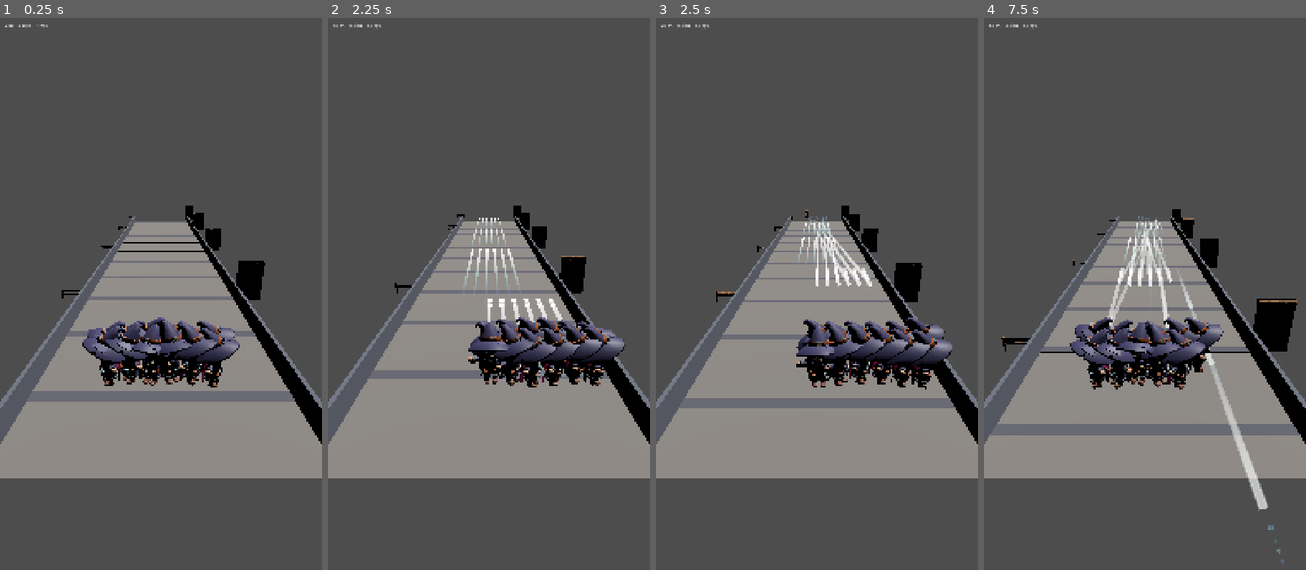
Above: before the commit, frames 1-4 (left to right).
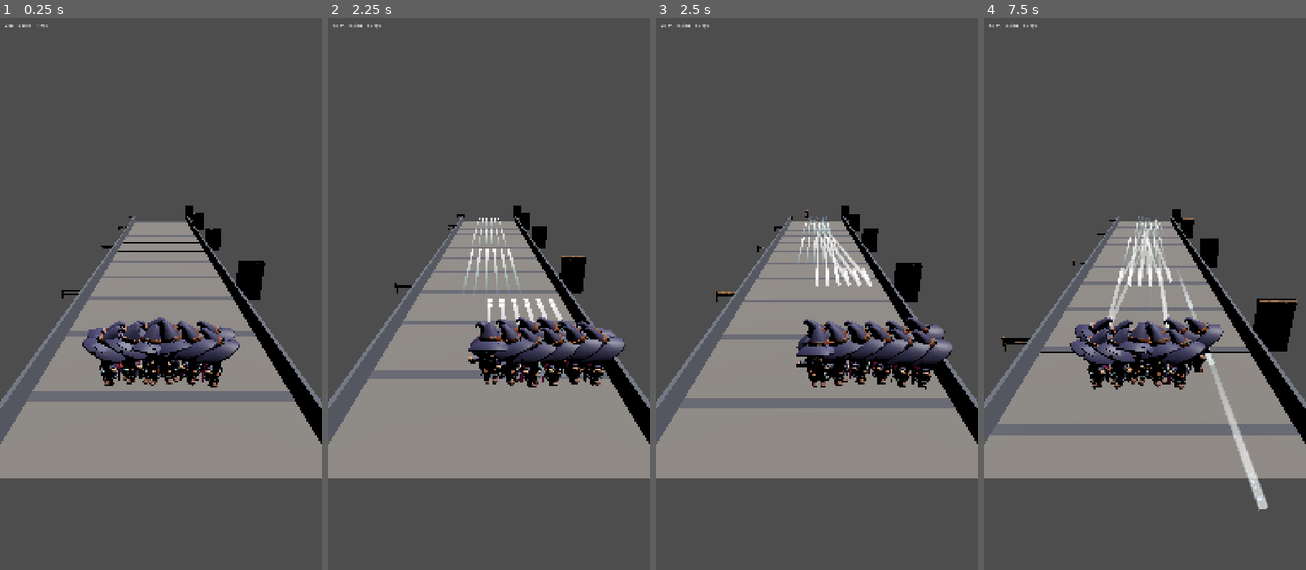
Above: after the commit, the same moments.

Repository: aslamfq/Jebon
Game: Godot game, scene res://scenes/game.tscn
Two runs of this game, one before a commit and one after it. Both use one fixed random seed, a clock stepped at 60 frames per second and the inputs below.
Inputs (mouse positions are in pixels of both pictures, inside the frame that each line leads up to):
- Up to frame 1 (0.25 s): no input
- Up to frame 2 (2.25 s): tap Enter at 0.5 s; move the mouse to (559, 277) at 0.52 s; hold Shift 0.53-1.25 s; click (559, 277) at 0.67 s; tap Space at 0.77 s; drag from (424, 332) to (472, 420) at 1.27 s; move the mouse to (521, 178) at 2.02 s; tap Ctrl at 2.1 s; click (521, 178) at 2.17 s
- Up to frame 3 (2.5 s): no input
- Up to frame 4 (7.5 s): drag from (1128, 420) to (1048, 216) at 2.77 s; move the mouse to (1241, 387) at 3.52 s; tap 1 at 3.6 s; click (1241, 387) at 3.67 s; tap Space at 3.77, 6.77 s; drag from (1048, 216) to (1096, 161) at 4.27 s; move the mouse to (1161, 305) at 5.02 s; tap 3 at 5.1 s; click (1161, 305) at 5.17 s; drag from (1096, 161) to (1080, 332) at 5.77 s; move the mouse to (1215, 277) at 6.52 s; hold Shift 6.53-7.25 s; click (1215, 277) at 6.67 s; drag from (1080, 332) to (1128, 420) at 7.27 s

Frames 1-3 are identical in both runs. In frame 4, less than 0.1% of the frame differs, in the area x 77-94%, y 75-99%.

Commit message:
fix: orient pooled projectiles to face their actual travel direction
Reported from a real device: enemy projectiles looked inverted.
ProjectileView never called the prefab's own launch() (deliberately,
to avoid its physics side effects -- see the call_deferred comment in
_ready()), but launch() is also what orients the mesh to face its
travel direction. Skipping it meant every pooled instance kept
whatever orientation it imported with, regardless of which way it was
actually moving -- looked right by coincidence for the squad's own
forward-firing bolts, backwards for the enemy's opposite-direction
fire. Replicates launch()'s basis construction from the projectile's
actual velocity instead of calling launch() itself.

148/148 unchanged; this file has no existing test coverage (a
rendering/orientation change, consistent with the rest of this
projectile-effect work).

Co-Authored-By: Claude Sonnet 5 <noreply@anthropic.com>
Claude-Session: https://claude.ai/code/session_017wGsNhfLVeVF3dHvykD1AP

Diff:
--- a/scripts/views/projectile_view.gd
+++ b/scripts/views/projectile_view.gd
@@ -152,6 +152,22 @@
         # actual death location, matching what the design doc claims.
         if not _bursting[i]:
             instance.position = Vector3(projectiles.positions[i].x, 0.8, projectiles.positions[i].y)
+            # The prefab's own launch() (never called here -- see the
+            # call_deferred comment in _ready() for why) is what normally
+            # orients it to face its travel direction; skipping launch()
+            # to avoid its physics side effects also skipped this, so
+            # every pooled instance kept whatever orientation it imported
+            # with regardless of which way it was actually moving. Fine by
+            # coincidence for the squad's own forward-firing bolts, visibly
+            # backwards for the enemy's, which travel the opposite way --
+            # reported from a real device. Same basis construction as the
+            # prefab's launch(), replicated here instead of calling it.
+            var vel := projectiles.velocities[i]
+            if vel.length_squared() > 0.0001:
+                var dir3 := Vector3(vel.x, 0.0, vel.y).normalized()
+                var right := Vector3(0, 1, 0).cross(dir3).normalized()
+                var up := dir3.cross(right).normalized()
+                instance.basis = Basis(right, up, dir3)
     for i in range(pooled, _pool.size()):
         if _pool[i].visible and not _bursting[i]:
             _pool[i].visible = false
